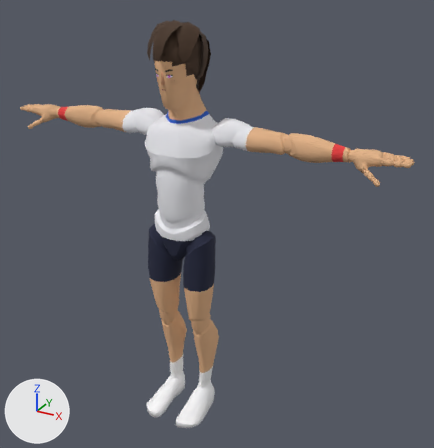
What one commit did to the glTF model sweetspot/models/players/p05.glb.
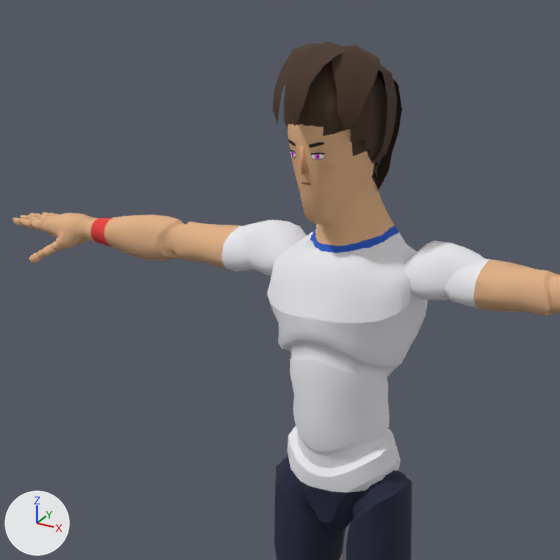
There are two pictures of each version: one whole from a 50 mm lens placed at (1.37, -2.15, 2.12), pointed at (0.14, 0.08, 1.01), one close up on the part from 3% to 66% of the width and 0% to 61% of the height. Arrows for +X, +Y and +Z are at lower left; the lights stay in place. The older version's two pictures come first. Vertices at exactly the same position are counted once.

In view in the first close-up: 'Body', 'Hair' and 2 more.
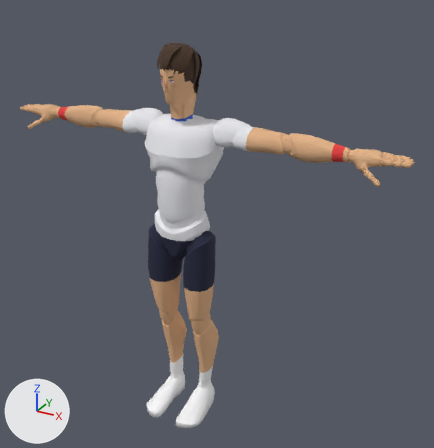
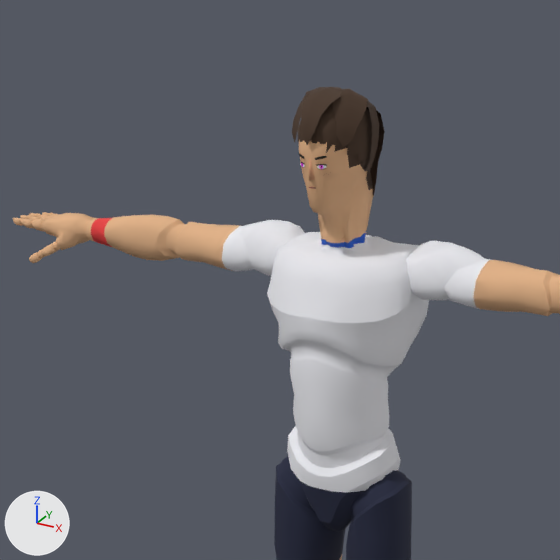
Where the change shows, as pixel boxes [x1, y1, x2, y2] in the close-ups (560 x 560 px; the box of a moved part takes in the faces that stretch with it):
```json
{"object": "Body", "change": "reshaped", "before": [13, 124, 560, 560], "after": [13, 140, 560, 560]}
{"object": "Hair", "change": "reshaped", "before": [273, 42, 402, 191], "after": [292, 87, 385, 197], "on screen": "28% narrower, 26% shorter"}
{"part": 1, "of": "me_mannequin", "change": "moved or reshaped", "before": [249, 124, 452, 288], "after": [249, 140, 452, 288]}
{"part": 2, "of": "me_mannequin", "change": "surface changed", "before": [287, 124, 334, 136], "after": [326, 145, 335, 154]}
{"part": 3, "of": "me_hair", "change": "rebuilt", "before": [284, 60, 388, 191], "after": [297, 103, 373, 184]}
{"part": 4, "of": "me_hair", "change": "rebuilt", "before": [377, 73, 402, 190], "after": [370, 110, 385, 197]}
{"part": 5, "of": "me_hair", "change": "rebuilt", "before": [375, 64, 397, 163], "after": [366, 101, 379, 170]}
{"part": 6, "of": "me_hair", "change": "added", "after": [292, 87, 368, 147], "on screen": "brown"}
{"part": 7, "of": "me_hair", "change": "deleted", "before": [273, 42, 380, 131], "on screen": "brown"}
```

The change, as JSON lines over the scene's bpy script:
```json
{"block": "me_mannequin", "where": "# used by ob_body; location = (0.0, 0.0, 0.0)"}
{"op": "remove", "block": "me_mannequin", "code": "me_mannequin.from_pydata(...)  # 7378 vertices, 14511 faces; spans x -0.98..0.98, y -0.21..0.15, z 0.0..1.86"}
{"op": "add", "block": "me_mannequin", "code": "me_mannequin.from_pydata(...)  # 7376 vertices, 14507 faces; spans x -0.98..0.98, y -0.21..0.15, z 0.0..1.79"}
{"block": "me_mannequin", "change": "me_mannequin part 1: 299 vertices moved from x -0.22..0.22, y -0.13..0.15, z 1.32..1.86 to x -0.22..0.22, y -0.1..0.14, z 1.33..1.79; 105 vertices removed from x -0.13..0.13, y -0.04..0.13, z 1.47..1.6; 103 vertices added at x -0.13..0.13, y -0.03..0.1, z 1.48..1.61"}
{"block": "me_mannequin", "change": "me_mannequin part 2: 2 kept faces spanning x -0.04..0.04, y -0.09..-0.07, z 1.7..1.73 get new texture (UV) coordinates"}
{"block": "me_hair", "where": "# used by ob_hair; location = (0.0, 0.0, 0.0)"}
{"op": "remove", "block": "me_hair", "code": "me_hair.from_pydata(...)  # 480 vertices, 908 faces; spans x -0.111..0.111, y -0.154..0.163, z 1.571..1.904"}
{"op": "add", "block": "me_hair", "code": "me_hair.from_pydata(...)  # 480 vertices, 908 faces; spans x -0.079..0.079, y -0.109..0.118, z 1.57..1.818"}
{"block": "me_hair", "change": "me_hair part 3: the loose piece of 253 vertices spanning x -0.091..0.091, y -0.125..0.133, z 1.571..1.872 is rebuilt with 253 vertices and now spans x -0.068..0.068, y -0.096..0.103, z 1.57..1.8"}
{"block": "me_hair", "change": "me_hair part 4: the loose piece of 85 vertices spanning x -0.086..0.086, y 0.045..0.163, z 1.576..1.871 is rebuilt with 84 vertices and now spans x -0.063..0.063, y 0.031..0.118, z 1.572..1.799"}
{"block": "me_hair", "change": "me_hair part 5: the loose piece of 58 vertices spanning x -0.111..0.111, y 0.007..0.113, z 1.67..1.873 is rebuilt with 58 vertices and now spans x -0.079..0.079, y 0.004..0.081, z 1.653..1.801"}
{"block": "me_hair", "change": "me_hair part 6: a new loose piece of 85 vertices spanning x -0.078..0.078, y -0.109..0.056, z 1.711..1.818, in mat_palette (picture img_palette)"}
{"block": "me_hair", "change": "me_hair part 7: 84 vertices removed from x -0.111..0.111, y -0.154..0.077, z 1.748..1.904"}
```
